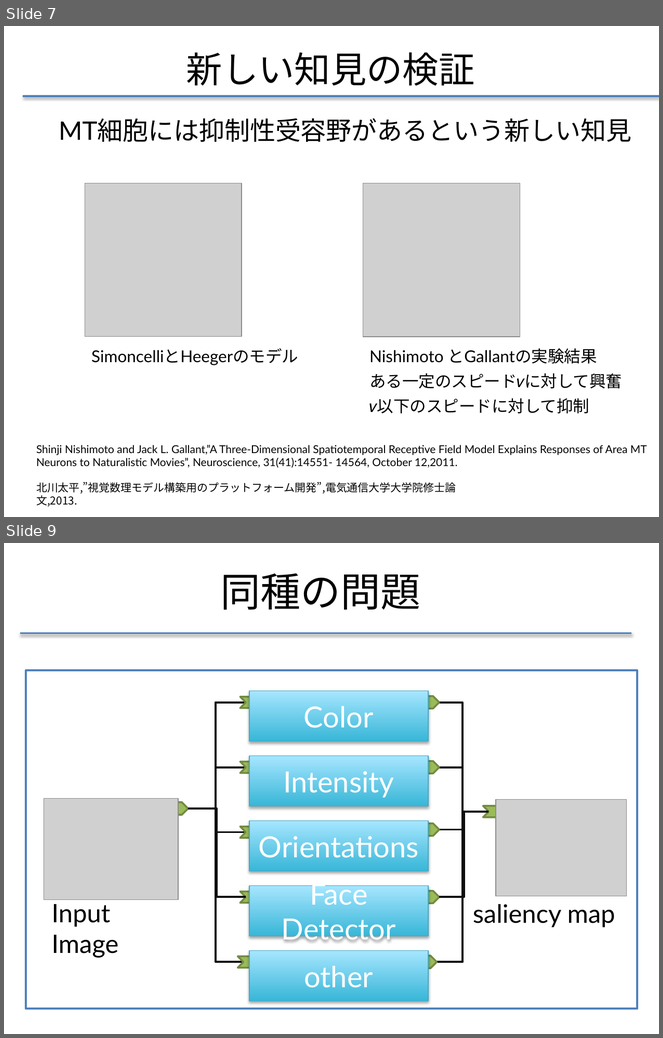
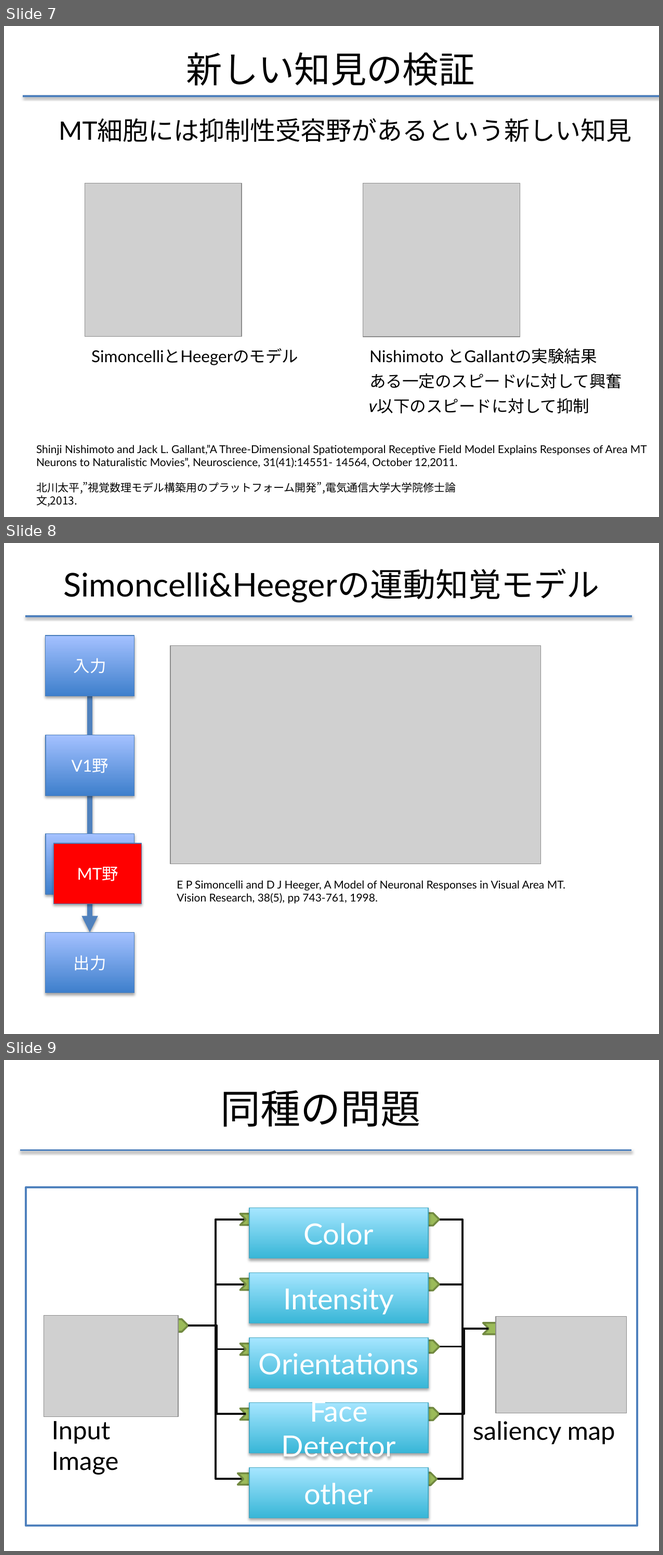
Before and after one commit to f-akazawa/akaz_uecdevelop, a slide deck: doc/中間発表資料.pptx. Shown one above the other, each under a label of ours: slides 7 and 9 before the commit, slides 7, 8 and 9 after it; the slides between them are not shown. The pictures are 663x1038 and 663x1555 pixels, drawn with LibreOffice and Linux fonts; fonts in the diff are those of the drawing; grey boxes stand for pictures. Boxes give left, top, right and bottom in pixels: in the first picture for what was removed or moved away, otherwise in the second. Text is boxed around its words. In the diff, an @@ line names an element or a change of style, - is before the commit and + after.

```diff
--- a/doc/中間発表資料.pptx
+++ b/doc/中間発表資料.pptx
@@ slide 8 added at bbox=[4, 543, 659, 1034], background #FFFFFF @@
@@ title added at bbox=[64, 568, 599, 603], 36 pt, text #000000 @@
+Simoncelli&Heegerの運動知覚モデル
@@ line added from (26, 616) to (632, 616), #4F81BD 2 pt @@
@@ rectangle added at bbox=[45, 636, 135, 696], fill gradient #3F80CE to #A4C4FF, outline #4B7EBC 0.75 pt, 18 pt, text #FFFFFF @@
+入力
@@ picture added at bbox=[170, 646, 541, 864] @@
@@ arrow added from (90, 696) to (90, 933), #4F81BD 6 pt @@
@@ rectangle added at bbox=[45, 735, 133, 796], fill gradient #3F80CE to #A4C4FF, outline #4B7EBC 0.75 pt, 18 pt, text #FFFFFF @@
+V1野
@@ rectangle added at bbox=[45, 834, 133, 895], fill gradient #3F80CE to #A4C4FF, outline #4B7EBC 0.75 pt, 18 pt, text #FFFFFF @@
+MT野
@@ rectangle added at bbox=[54, 844, 142, 905], fill #FF0000, outline #4B7EBC 0.75 pt, 18 pt, text #FFFFFF @@
+MT野
@@ text added at bbox=[177, 880, 566, 904], 12 pt, text #000000 @@
+E P Simoncelli and D J Heeger, A Model of Neuronal Responses in Visual Area MT.
+Vision Research, 38(5), pp 743-761, 1998.
@@ rectangle added at bbox=[45, 933, 135, 994], fill gradient #3F80CE to #A4C4FF, outline #4B7EBC 0.75 pt, 18 pt, text #FFFFFF @@
+出力
```
Also in this commit, not shown: 3 slides changed.
